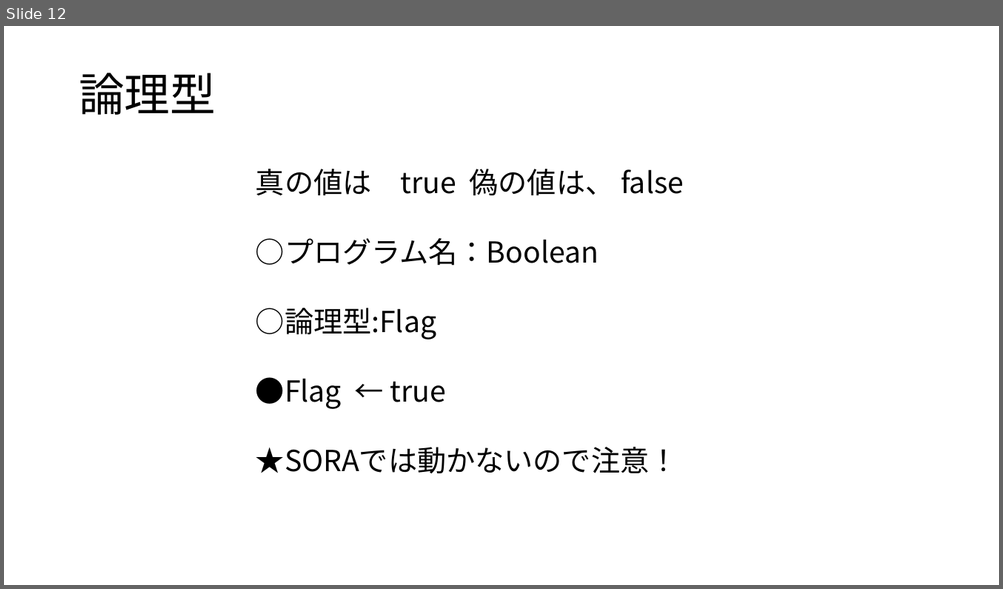
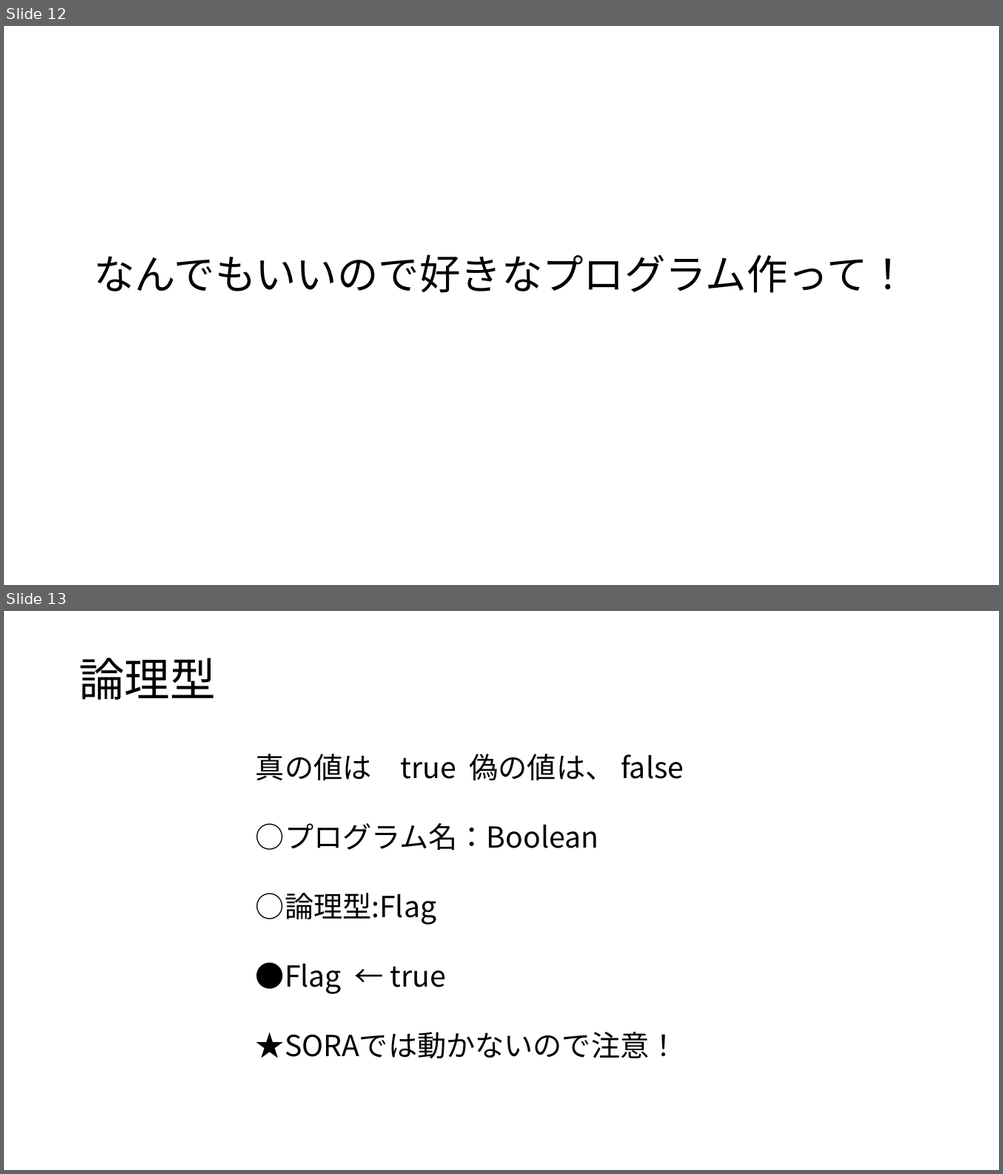
Before and after one commit to masakage/algorithm, a slide deck: docs/第1回アルゴリズムとは何か.pptx. Shown one above the other, each under a label of ours: slide 12 before the commit, slides 12 and 13 after it. The pictures are 1003x589 and 1003x1174 pixels, drawn with LibreOffice and Linux fonts; fonts in the diff are those of the drawing. Boxes give left, top, right and bottom in pixels: in the first picture for what was removed or moved away, otherwise in the second. Text is boxed around its words. In the diff, an @@ line names an element or a change of style, - is before the commit and + after.

Commit message:
Modified

```diff
--- a/docs/第1回アルゴリズムとは何か.pptx
+++ b/docs/第1回アルゴリズムとは何か.pptx
@@ slide 12 added at bbox=[4, 26, 999, 585], background #FFFFFF @@
@@ title added at bbox=[94, 255, 908, 293], 39.6 pt, text #000000 @@
+なんでもいいので好きなプログラム作って！
@@ what was slide 12 is now slide 13 @@
```
